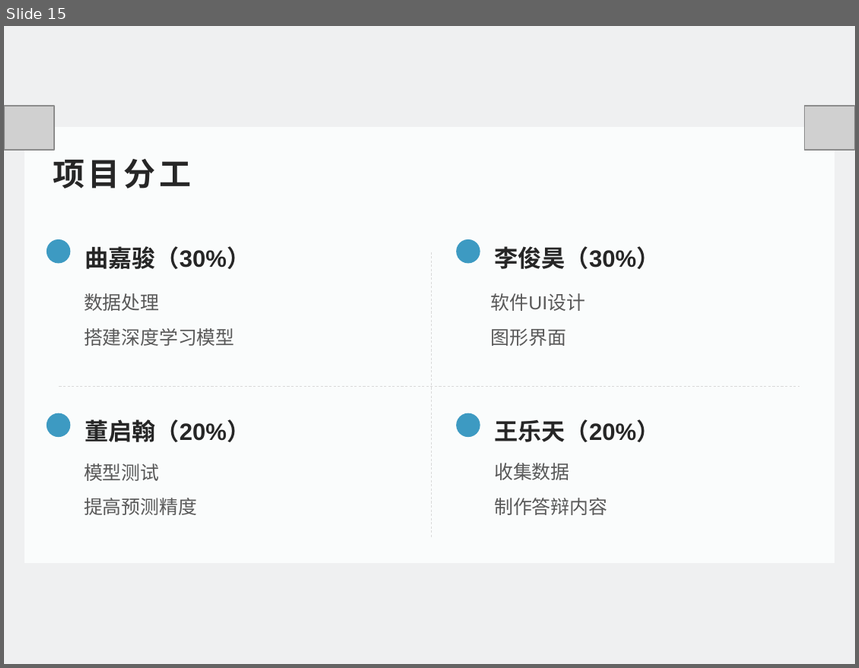
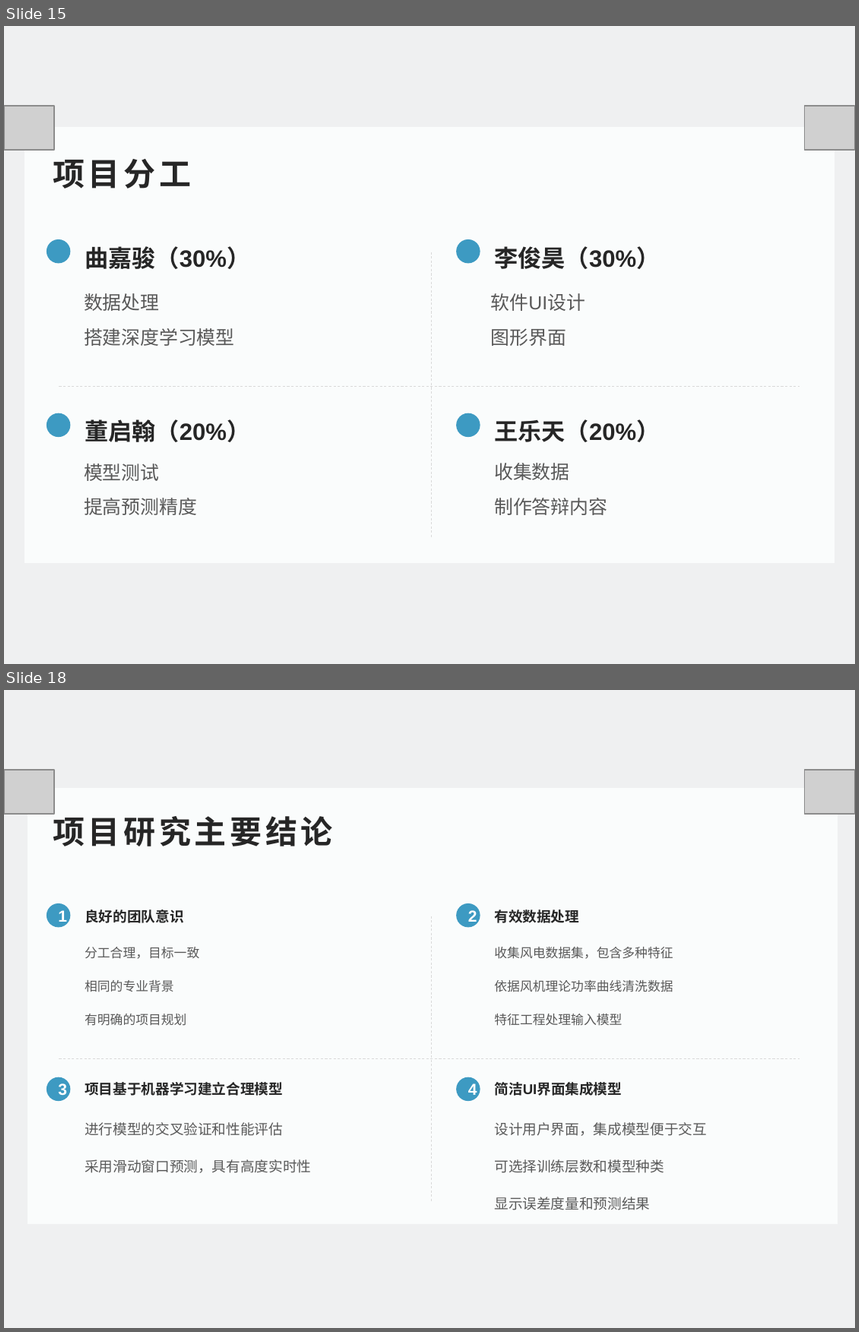
Before and after one commit to FlyBehindRussQ/Presentation, a slide deck: 结题.pptx. Shown one above the other, each under a label of ours: slide 15 before the commit, slides 15 and 18 after it; the slides between them are not shown. The pictures are 859x668 and 859x1332 pixels, drawn with LibreOffice and Linux fonts; fonts in the diff are those of the drawing; grey boxes stand for pictures. Boxes give left, top, right and bottom in pixels: in the first picture for what was removed or moved away, otherwise in the second. Text is boxed around its words. In the diff, an @@ line names an element or a change of style, - is before the commit and + after.

```diff
--- a/结题.pptx
+++ b/结题.pptx
@@ slide 18 added at box(4, 690, 855, 1328), background #EFF0F1 @@
@@ picture added at box(4, 770, 54, 815) @@
@@ picture added at box(805, 770, 855, 815) @@
@@ rectangle added at box(28, 788, 838, 1224), fill #FAFCFC @@
@@ text added at box(53, 812, 333, 847), 27 pt, text #262626, bold @@
+项目研究主要结论
@@ ellipse added at box(47, 904, 70, 927), fill #3D9AC2, 13.5 pt, text #FFFFFF, bold @@
+1
@@ text added at box(85, 910, 184, 923), 12 pt, text #262626, bold @@
+良好的团队意识
@@ line added from (431, 916) to (431, 1201), #D9D9D9 0.5 pt dashed @@
@@ ellipse added at box(456, 904, 480, 927), fill #3D9AC2, 13.5 pt, text #FFFFFF, bold @@
+2
@@ text added at box(494, 910, 579, 923), 12 pt, text #262626, bold @@
+有效数据处理
@@ text added at box(85, 947, 199, 1026), 10.8 pt, text #595959 @@
+分工合理，目标一致
+相同的专业背景
+有明确的项目规划
@@ text added at box(494, 947, 673, 1026), 10.8 pt, text #595959 @@
+收集风电数据集，包含多种特征
+依据风机理论功率曲线清洗数据
+特征工程处理输入模型
@@ line added from (59, 1059) to (800, 1059), #D9D9D9 0.5 pt dashed @@
@@ ellipse added at box(47, 1078, 70, 1101), fill #3D9AC2, 13.5 pt, text #FFFFFF, bold @@
+3
@@ text added at box(85, 1082, 283, 1096), 12 pt, text #262626, bold @@
+项目基于机器学习建立合理模型
@@ ellipse added at box(456, 1078, 480, 1101), fill #3D9AC2, 13.5 pt, text #FFFFFF, bold @@
+4
@@ text added at box(494, 1082, 622, 1096), 12 pt, text #262626, bold @@
+简洁UI界面集成模型
@@ text added at box(85, 1122, 311, 1173), 12 pt, text #595959 @@
+进行模型的交叉验证和性能评估
+采用滑动窗口预测，具有高度实时性
@@ text added at box(494, 1122, 707, 1211), 12 pt, text #595959 @@
+设计用户界面，集成模型便于交互
+可选择训练层数和模型种类
+显示误差度量和预测结果
```
Also in this commit, not shown: 2 slides changed, 2 other slides added.
